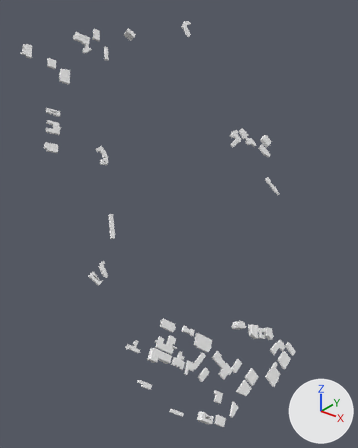
An edit to the glTF model foss4g-2025/public/premade-output/tileset/buildings/data/RC10.glb, drawn before and after from the same camera.
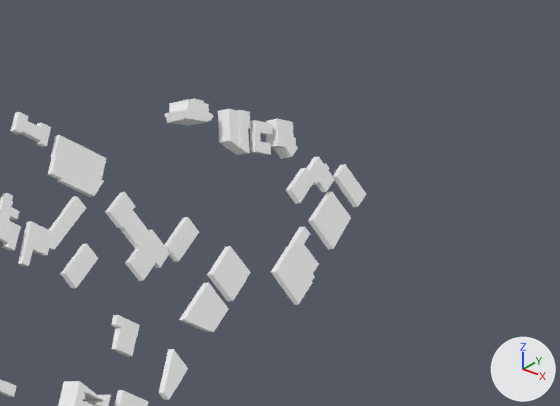
The first picture shows the older version from a camera (50 mm lens) standing at (-5087259.0, 463942.0, -3804303.0) and looking at (-5088191.0, 465107.0, -3805026.0). The close-ups show both versions on the part from 50% to 100% of the width and 65% to 94% of the height of that picture; other places that the commit changed are outside them. Arrows for +X, +Y and +Z are at lower right; the lights stay in place. Where no turn or scale is listed for an object, it has been applied to the vertices. Vertices at the same position are counted once.

Before the edit, the objects in view are built like this:
```python
me_mesh_0 = bpy.data.meshes.new('Mesh_0')
me_mesh_0.from_pydata(...)  # 1532 vertices, 2868 faces; spans x -400.0..411.0, y -513.0..508.0, z -485.0..532.0
me_mesh_0.materials.append(mat_color_material)
ob_node = bpy.data.objects.new('node', me_mesh_0)
ob_node.location = (-5088174.0, 465192.0, -3804961.0)
```
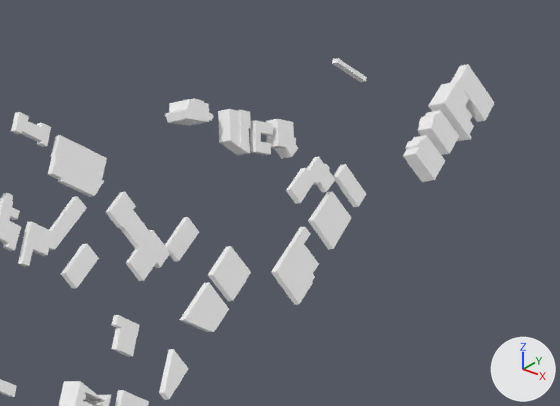
Where the newer file only moved an object's origin or applied its transform, the numbers keep the older frame.

Pixel boxes (x1, y1, x2, y2) of what changed, in the close-ups (560 x 406 px):
'node', reshaped
    before: (0, 99, 366, 406)
    after: (0, 58, 494, 406)
part 1 of me_mesh_0, added
    after: (429, 81, 474, 141)
part 2 of me_mesh_0, added
    after: (418, 110, 459, 155)
part 3 of me_mesh_0, added
    after: (332, 58, 367, 82)
part 4 of me_mesh_0, added
    after: (403, 135, 445, 182)
part 5 of me_mesh_0, added
    after: (450, 64, 494, 122)

The edits, one by one:
me_mesh_0 is used by ob_node; location (-5088174.0, 465192.0, -3804961.0).
me_mesh_0 had 1532 vertices, 2868 faces and spanned x -400.0..411.0, y -513.0..508.0, z -485.0..532.0.
me_mesh_0 now has 1834 vertices, 3452 faces and spans x -400.0..441.0, y -513.0..508.0, z -493.0..532.0.
me_mesh_0 part 1: a new loose piece of 44 vertices spanning x 386.0..440.0, y 197.0..241.0, z -489.0..-426.0, in mat_color_material.
me_mesh_0 part 2: a new loose piece of 24 vertices spanning x 391.0..433.0, y 156.0..194.0, z -484.0..-436.0, in mat_color_material.
me_mesh_0 part 3: a new loose piece of 18 vertices spanning x 286.0..321.0, y 144.0..176.0, z -434.0..-395.0, in mat_color_material.
me_mesh_0 part 4: a new loose piece of 16 vertices spanning x 395.0..436.0, y 113.0..153.0, z -493.0..-445.0, in mat_color_material.
me_mesh_0 part 5: 12 vertices added at x 394.0..441.0, y 236.0..277.0, z -479.0..-420.0.
